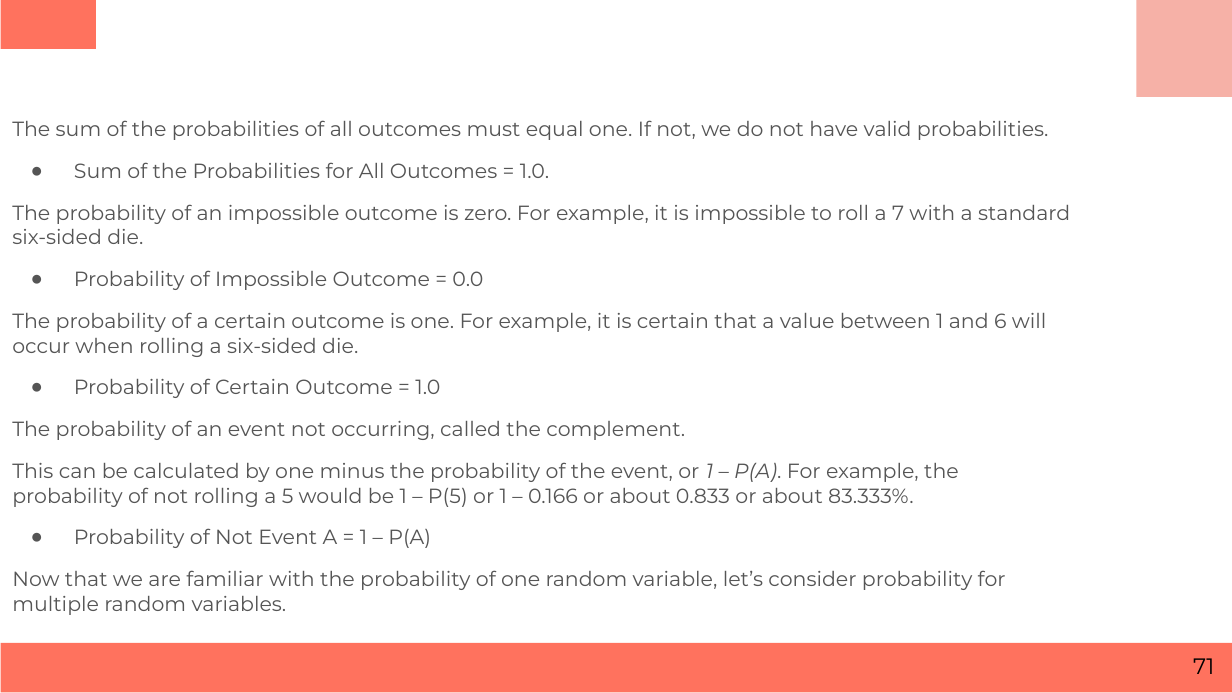
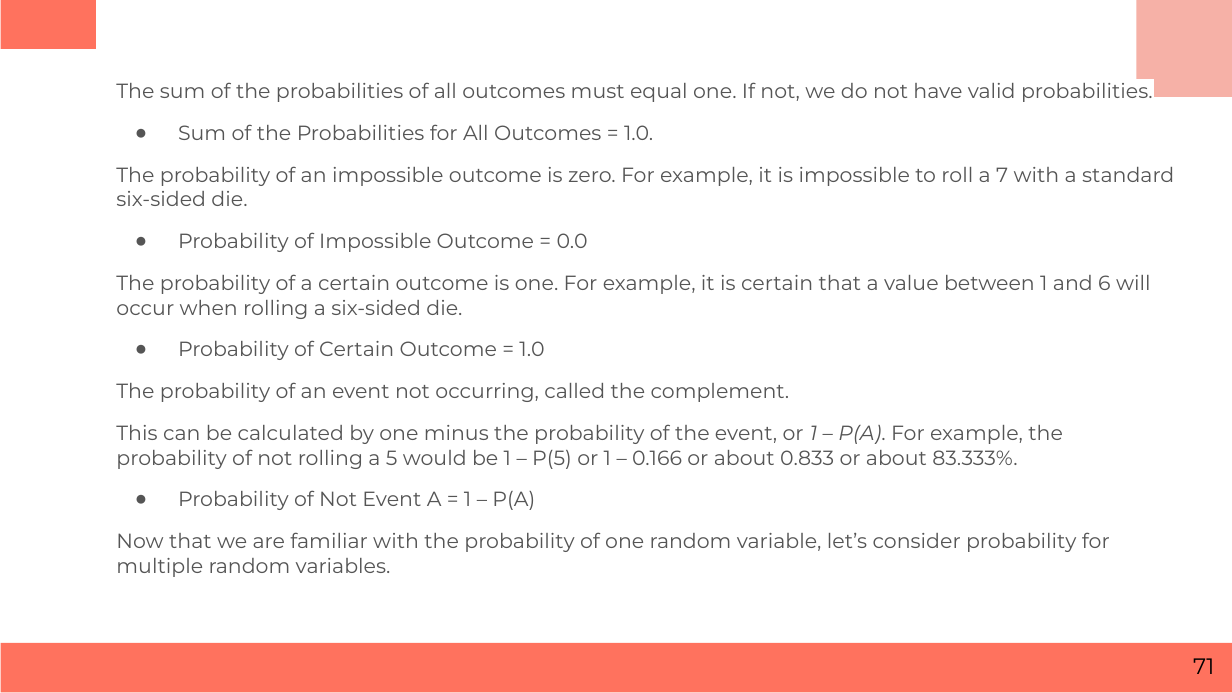
Before and after one commit to keonicsx/Code_Storage, a slide deck: slide 71 of ppt_m3/Business Statistics.pptx. Drawn at 1232x693 pixels with LibreOffice and Linux fonts; fonts in the diff are those of the drawing. Boxes give left, top, right and bottom in pixels: in the first picture for what was removed or moved away, otherwise in the second. Text is boxed around its words. In the diff, an @@ line names an element or a change of style, - is before the commit and + after.

```diff
--- a/ppt_m3/Business Statistics.pptx
+++ b/ppt_m3/Business Statistics.pptx
@@ text "The sum of the probabilities ..." rewrapped from <box>12,120,1070,615</box> to <box>116,78,1174,577</box> @@
```
Also in this commit, not shown: 18 other slides changed, 4 other files.
